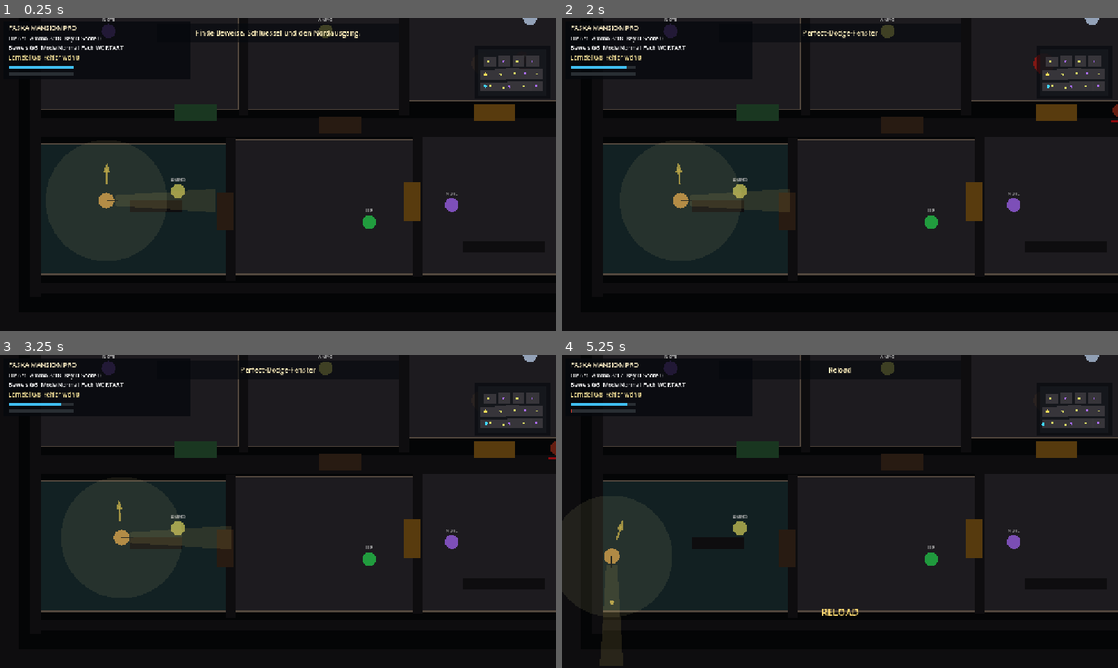
Above: before the commit, frames 1-4 (two rows, left to right).
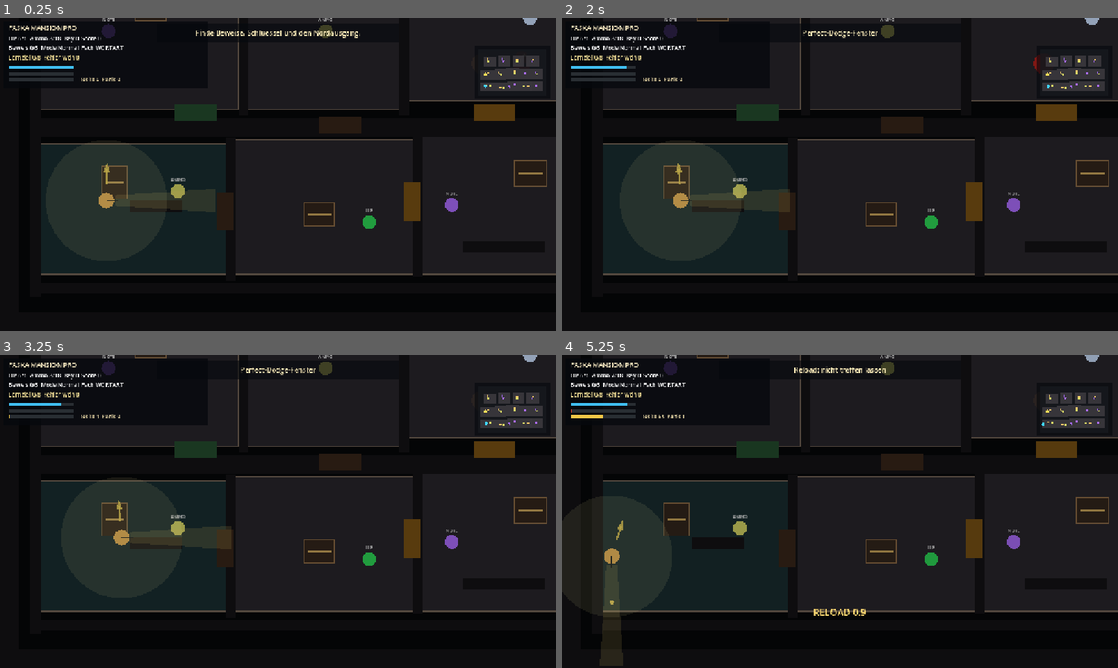
Above: after the commit, the same moments.

Repository: ralfarminkirchner-netizen/faska-flow-pro
Game: Godot game, scene res://scenes/main.tscn
The game is run twice, just before and just after one commit, with the same random seed, the same clock (stepped at 60 frames per second) and the same inputs.
Inputs (mouse positions are in pixels of both pictures, inside the frame that each line leads up to):
- Up to frame 1 (0.25 s): no input
- Up to frame 2 (2 s): tap Enter at 0.5 s; drag from (840, 174) to (895, 105) at 0.52 s; tap Space at 1.25 s; drag from (728, 190) to (812, 237) at 1.27 s
- Up to frame 3 (3.25 s): tap Enter at 2 s; move the mouse to (333, 442) at 2.02 s; hold D 2.03-2.75 s; tap Tab at 2.1 s; tap Space at 2.75 s; drag from (250, 574) to (111, 464) at 2.77 s
- Up to frame 4 (5.25 s): tap Enter at 3.5 s; move the mouse to (1006, 558) at 3.52 s; hold A 3.53-4.25 s; tap E at 3.6 s; tap Space at 3.77 s; drag from (673, 464) to (756, 433) at 4.27 s; move the mouse to (867, 511) at 5.02 s; hold S from 5.03 s (still down); tap J at 5.1 s; click (867, 511) at 5.17 s

The runs differ from the first frame. In frame 1, 0.5% of the frame differs, in the area x 1-99%, y 0-67%; in frame 2, 0.5%; in frame 3, 0.5%; in frame 4, 0.8%, in the area x 1-99%, y 0-84%.

Commit message:
feat(mansion): deepen survival horror loop

Diff:
--- a/godot/faska-mansion/scripts/main.gd
+++ b/godot/faska-mansion/scripts/main.gd
@@ -9,6 +9,9 @@
 const MAX_STAMINA := 100.0
 const MAG_SIZE := 8
 const LEARN_GOAL := 8
+const MAX_NOISE := 100.0
+const SEARCH_DURATION := 0.72
+const DOOR_BREAK_HITS := 3
 const LESSONS := ["WORTART", "LESEN", "SATZ", "KOMPOSITUM", "MATHE", "ENGLISCH"]
 
 const TASKS_WORD := [
@@ -195,11 +198,17 @@
 var evidence := 0
 var score := 0
 var panic := 0.0
+var noise := 0.0
+var last_noise_pos := Vector2.ZERO
+var last_noise_timer := 0.0
 var reload_timer := 0.0
+var reload_pending := 0
 var shoot_cooldown := 0.0
 var dodge_timer := 0.0
 var invuln_timer := 0.0
 var interact_timer := 0.0
+var search_timer := 0.0
+var search_target := -1
 var wave_timer := 0.0
 var learn_mode := false
 var lesson_index := 0
@@ -219,6 +228,7 @@
 var bullets := []
 var barricades := []
 var traps := []
+var searchables := []
 var learn_gates := []
 var safe_zones := []
 var touch: TouchLayer
@@ -257,6 +267,7 @@
 	_tick_timers(delta)
 	_handle_touch_edges()
 	_update_player(delta)
+	_update_search(delta)
 	_update_enemies(delta)
 	_update_bullets(delta)
 	_update_traps(delta)
@@ -267,19 +278,27 @@
 	queue_redraw()
 
 func _tick_timers(delta: float) -> void:
+	var was_reloading := reload_timer > 0.0
 	reload_timer = maxf(0.0, reload_timer - delta)
+	if was_reloading and reload_timer <= 0.0:
+		_finish_reload()
 	shoot_cooldown = maxf(0.0, shoot_cooldown - delta)
 	dodge_timer = maxf(0.0, dodge_timer - delta)
 	invuln_timer = maxf(0.0, invuln_timer - delta)
 	interact_timer = maxf(0.0, interact_timer - delta)
 	message_timer = maxf(0.0, message_timer - delta)
 	panic = maxf(0.0, panic - delta * 5.0)
+	noise = maxf(0.0, noise - delta * 18.0)
+	last_noise_timer = maxf(0.0, last_noise_timer - delta)
+	for door in doors:
+		door["rattle"] = maxf(0.0, float(door.get("rattle", 0.0)) - delta)
 	if stamina < MAX_STAMINA and dodge_timer <= 0.0:
 		stamina = minf(MAX_STAMINA, stamina + delta * 18.0)
 	wave_timer += delta
-	if wave_timer > 22.0:
+	var spawn_delay := 22.0 - minf(8.0, panic * 0.08 + noise * 0.04)
+	if wave_timer > spawn_delay and not _in_safe_zone(player_pos):
 		wave_timer = 0.0
-		var kind := "stalker" if panic > 42.0 or evidence >= 4 else "crawler"
+		var kind := "stalker" if panic > 42.0 or evidence >= 4 or noise > 55.0 else "crawler"
 		_spawn_enemy(_pick_spawn(), kind)
 		_set_message("Du hoerst Schritte im Flur.")
 
@@ -313,6 +332,9 @@
 	var target_speed := RUN_SPEED if Input.is_key_pressed(KEY_SHIFT) and stamina > 8.0 else WALK_SPEED
 	if target_speed == RUN_SPEED and input_vec.length() > 0.05:
 		stamina = maxf(0.0, stamina - delta * 16.0)
+		_make_noise(delta * 16.0, player_pos)
+	elif input_vec.length() > 0.05 and not _in_safe_zone(player_pos):
+		_make_noise(delta * 4.0, player_pos)
 	if dodge_timer > 0.0:
 		player_velocity = facing * DODGE_SPEED
 	else:
@@ -354,12 +376,16 @@
 	ammo -= 1
 	shoot_cooldown = 0.22
 	panic += 4.0
+	_make_noise(46.0, player_pos)
+	var focused_shot := player_velocity.length() < 20.0 and panic < 58.0
 	bullets.append({
 		"pos": player_pos + facing * 25.0,
 		"vel": facing * 820.0,
 		"life": 0.7,
+		"damage": 2 if focused_shot else 1,
+		"focused": focused_shot,
 	})
-	_set_message("Schuss")
+	_set_message("Gezielter Schuss" if focused_shot else "Schuss")
 
 func _try_dodge() -> void:
 	if stamina < 24.0 or dodge_timer > 0.0:
@@ -368,6 +394,7 @@
 	dodge_timer = 0.22
 	invuln_timer = 0.38
 	panic += 1.5
+	_make_noise(10.0, player_pos)
 	_set_message("Perfect-Dodge-Fenster")
 
 func _try_reload() -> void:
@@ -375,31 +402,53 @@
 		return
 	reload_timer = 1.0 + panic * 0.01
 	var needed := MAG_SIZE - ammo
-	var taken := mini(needed, reserve_ammo)
+	reload_pending = mini(needed, reserve_ammo)
+	_make_noise(7.0, player_pos)
+	_set_message("Reload: nicht treffen lassen")
+
+func _finish_reload() -> void:
+	if reload_pending <= 0:
+		return
+	var taken := mini(reload_pending, reserve_ammo)
 	ammo += taken
 	reserve_ammo -= taken
-	_set_message("Reload")
+	reload_pending = 0
+	_set_message("Magazin geladen")
 
 func _try_interact() -> void:
 	if interact_timer > 0.0:
 		return
 	interact_timer = 0.25
+	for i in range(searchables.size()):
+		var stash: Dictionary = searchables[i]
+		if bool(stash["searched"]):
+			continue
+		if player_pos.distance_to(_searchable_center(stash)) < 72.0:
+			search_target = i
+			search_timer = SEARCH_DURATION + panic * 0.006
+			_make_noise(6.0, player_pos)
+			_set_message("Durchsuchen: Deckung halten")
+			return
 	for door in doors:
 		if player_pos.distance_to(door["rect"].get_center()) < 70.0:
 			if door["open"]:
 				door["open"] = false
+				_make_noise(8.0, door["rect"].get_center())
 				_set_message("Tuer geschlossen")
 			elif door["locked"]:
 				if silver_keys > 0:
 					silver_keys -= 1
 					door["locked"] = false
 					door["open"] = true
+					door["hp"] = DOOR_BREAK_HITS
 					score += 80
+					_make_noise(12.0, door["rect"].get_center())
 					_set_message("Schluessel benutzt")
 				else:
 					_set_message("Verschlossen")
 			else:
 				door["open"] = true
+				_make_noise(10.0, door["rect"].get_center())
 				_set_message("Tuer geoeffnet")
 			return
 	for barrier in barricades:
@@ -416,30 +465,145 @@
 		else:
 			_set_message("Du brauchst 5 Beweise und 1 Ausgangsschluessel")
 
+func _update_search(delta: float) -> void:
+	if search_target < 0:
+		return
+	if search_target >= searchables.size():
+		search_target = -1
+		search_timer = 0.0
+		return
+	var stash: Dictionary = searchables[search_target]
+	if bool(stash["searched"]):
+		search_target = -1
+		search_timer = 0.0
+		return
+	if player_pos.distance_to(_searchable_center(stash)) > 92.0:
+		search_target = -1
+		search_timer = 0.0
+		_set_message("Suche abgebrochen")
+		return
+	search_timer = maxf(0.0, search_timer - delta)
+	if search_timer <= 0.0:
+		_finish_search(search_target)
+		search_target = -1
+
+func _finish_search(index: int) -> void:
+	var stash: Dictionary = searchables[index]
+	stash["searched"] = true
+	searchables[index] = stash
+	var reward := str(stash["reward"])
+	if reward == "ammo":
+		reserve_ammo += int(stash.get("amount", 5))
+		score += 65
+		_set_message("Schublade: Munition gefunden")
+	elif reward == "herb":
+		hp = mini(MAX_HP, hp + int(stash.get("amount", 1)))
+		score += 55
+		_set_message("Schrank: Kraeuter gefunden")
+	elif reward == "key":
+		silver_keys += 1
+		score += 130
+		_set_message("Versteckter Schluessel")
+	elif reward == "evidence":
+		evidence += 1
+		score += 190
+		_set_message("Akte gefunden: Beweis %d/5" % evidence)
+	elif reward == "trap":
+		panic += 16.0
+		_make_noise(32.0, _searchable_center(stash))
+		_damage(1, "Laute Falle im Schrank")
+	elif reward == "ambush":
+		panic += 20.0
+		_spawn_enemy(_searchable_center(stash) + Vector2(54.0, 0.0), "crawler")
+		_make_noise(36.0, _searchable_center(stash))
+		_set_message("Etwas kam aus dem Dunkeln")
+
+func _searchable_center(stash: Dictionary) -> Vector2:
+	var rect: Rect2 = stash["rect"]
+	return rect.get_center()
+
+func _make_noise(amount: float, pos: Vector2) -> void:
+	if amount <= 0.0:
+		return
+	noise = minf(MAX_NOISE, noise + amount)
+	last_noise_pos = pos
+	last_noise_timer = 3.2
+
 func _update_enemies(delta: float) -> void:
 	for enemy in enemies:
 		if enemy["hp"] <= 0:
 			continue
 		enemy["attack"] = maxf(0.0, enemy["attack"] - delta)
+		enemy["stagger"] = maxf(0.0, float(enemy.get("stagger", 0.0)) - delta)
+		if float(enemy["stagger"]) > 0.0:
+			continue
 		var to_player: Vector2 = player_pos - enemy["pos"]
 		var dist: float = to_player.length()
 		var speed: float = enemy["speed"]
 		var dir := Vector2.ZERO
-		if dist < enemy["sense"] or panic > 25.0:
+		if _in_safe_zone(player_pos) and not _in_safe_zone(enemy["pos"]):
+			enemy["state"] = "prowl"
+			enemy["wander"] += delta * 0.65
+			dir = Vector2(cos(enemy["wander"]), sin(enemy["wander"] * 0.7)).normalized()
+		elif dist < enemy["sense"] or panic > 25.0:
+			enemy["state"] = "hunt"
 			dir = to_player.normalized()
+		elif last_noise_timer > 0.0 and enemy["pos"].distance_to(last_noise_pos) < float(enemy["sense"]) + noise * 4.2:
+			enemy["state"] = "search"
+			dir = (last_noise_pos - enemy["pos"]).normalized()
+			speed *= 0.82
 		else:
+			enemy["state"] = "patrol"
 			enemy["wander"] += delta
 			dir = Vector2(cos(enemy["wander"]), sin(enemy["wander"] * 0.7)).normalized()
 		var next_pos: Vector2 = enemy["pos"] + dir * speed * delta
 		if _enemy_can_stand(next_pos):
 			enemy["pos"] = next_pos
+		else:
+			var door_index := _closed_door_blocking(Rect2(next_pos - Vector2(18.0, 18.0), Vector2(36.0, 36.0)))
+			if door_index >= 0 and enemy["attack"] <= 0.0 and not _door_touches_safe_zone(doors[door_index]):
+				enemy["attack"] = 0.72
+				_batter_door(door_index, enemy)
 		var hit_range := float(enemy.get("radius", 18.0)) + PLAYER_RADIUS - 3.0
 		if dist < hit_range and enemy["attack"] <= 0.0:
 			enemy["attack"] = 1.05
 			_damage(2 if str(enemy.get("kind", "")) == "stalker" else 1, "Biss")
 
+func _closed_door_blocking(rect: Rect2) -> int:
+	for i in range(doors.size()):
+		var door: Dictionary = doors[i]
+		if not bool(door["open"]) and rect.intersects(door["rect"]):
+			return i
+	return -1
+
+func _door_touches_safe_zone(door: Dictionary) -> bool:
+	var center: Vector2 = door["rect"].get_center()
+	for zone in safe_zones:
+		if zone.grow(38.0).has_point(center):
+			return true
+	return false
+
+func _batter_door(index: int, enemy: Dictionary) -> void:
+	var door: Dictionary = doors[index]
+	var hp_left := int(door.get("hp", DOOR_BREAK_HITS)) - (2 if str(enemy.get("kind", "")) == "stalker" else 1)
+	door["hp"] = hp_left
+	door["rattle"] = 0.35
+	if hp_left <= 0:
+		door["open"] = true
+		door["locked"] = false
+		door["hp"] = DOOR_BREAK_HITS
+		panic += 12.0
+		_make_noise(24.0, door["rect"].get_center())
+		_set_message("Eine Tuer wurde aufgebrochen")
+	else:
+		panic += 4.0
+		_set_message("Etwas schlaegt gegen eine Tuer")
+	doors[index] = door
+
 func _enemy_can_stand(pos: Vector2) -> bool:
 	var rect := Rect2(pos - Vector2(16.0, 16.0), Vector2(32.0, 32.0))
+	if _in_safe_zone(pos):
+		return false
 	for wall in walls:
 		if rect.intersects(wall):
 			return false
@@ -459,13 +623,20 @@
 			continue
 		for enemy in enemies:
 			if enemy["hp"] > 0 and bullet["pos"].distance_to(enemy["pos"]) < 24.0:
-				enemy["hp"] -= 1
+				var damage := int(bullet.get("damage", 1))
+				enemy["hp"] -= damage
+				enemy["stagger"] = 0.46 if bool(bullet.get("focused", false)) else 0.18
+				var push_dir: Vector2 = (enemy["pos"] - bullet["pos"]).normalized()
+				if push_dir.length() > 0.1:
+					enemy["pos"] += push_dir * (18.0 + float(damage) * 8.0)
 				bullet["life"] = 0.0
 				panic += 3.0
-				score += 40
+				score += 65 if bool(bullet.get("focused", false)) else 40
 				if enemy["hp"] <= 0:
 					score += 160
 					_set_message("Gegner ausgeschaltet")
+				elif bool(bullet.get("focused", false)):
+					_set_message("Stagger-Treffer")
 				break
 		for barrier in barricades:
 			if barrier["hp"] > 0 and barrier["rect"].has_point(bullet["pos"]):
@@ -564,6 +735,9 @@
 		return
 	hp -= amount
 	panic += 14.0
+	if reload_timer > 0.0:
+		reload_timer = 0.0
+		reload_pending = 0
 	invuln_timer = 0.8
 	_set_message(text)
 	if hp <= 0:
@@ -612,6 +786,9 @@
 		{"rect": Rect2(1300, 560, 88, 38), "open": false, "locked": false, "hint": ""},
 		{"rect": Rect2(1690, 560, 88, 38), "open": false, "locked": true, "hint": ""},
 	]
+	for door in doors:
+		door["hp"] = DOOR_BREAK_HITS
+		door["rattle"] = 0.0
 	pickups = [
 		{"pos": Vector2(410, 1188), "kind": "ammo", "taken": false},
 		{"pos": Vector2(850, 1260), "kind": "herb", "taken": false},
@@ -637,6 +814,20 @@
 		{"pos": Vector2(1110, 895), "phase": 0.3, "active": false},
 		{"pos": Vector2(1600, 760), "phase": 1.3, "active": false},
 		{"pos": Vector2(900, 455), "phase": 0.9, "active": false},
+	]
+	searchables = [
+		{"rect": Rect2(235, 1130, 58, 76), "reward": "ammo", "amount": 5, "searched": false, "label": "Kiste"},
+		{"rect": Rect2(700, 1215, 70, 54), "reward": "trap", "amount": 0, "searched": false, "label": "Schublade"},
+		{"rect": Rect2(1184, 1118, 74, 58), "reward": "evidence", "amount": 1, "searched": false, "label": "Akte"},
+		{"rect": Rect2(1620, 1168, 62, 72), "reward": "herb", "amount": 2, "searched": false, "label": "Schrank"},
+		{"rect": Rect2(312, 742, 70, 54), "reward": "ambush", "amount": 0, "searched": false, "label": "Vorhang"},
+		{"rect": Rect2(650, 720, 68, 62), "reward": "ammo", "amount": 6, "searched": false, "label": "Kommode"},
+		{"rect": Rect2(1185, 700, 78, 56), "reward": "key", "amount": 1, "searched": false, "label": "Sekretaer"},
+		{"rect": Rect2(1845, 718, 74, 64), "reward": "evidence", "amount": 1, "searched": false, "label": "Archiv"},
+		{"rect": Rect2(280, 290, 78, 58), "reward": "herb", "amount": 1, "searched": false, "label": "Tisch"},
+		{"rect": Rect2(760, 292, 82, 60), "reward": "evidence", "amount": 1, "searched": false, "label": "Dossier"},
+		{"rect": Rect2(1260, 312, 72, 58), "reward": "ammo", "amount": 4, "searched": false, "label": "Spind"},
+		{"rect": Rect2(1774, 302, 82, 62), "reward": "ambush", "amount": 0, "searched": false, "label": "Schatten"},
 	]
 	learn_gates = [
 		{"pos": Vector2(760, 900), "answer": 0, "cooldown": 0.0, "label": ""},
@@ -807,6 +998,14 @@
 			if dist < best_dist:
 				best_dist = dist
 				best = pickup["pos"]
+		for stash in searchables:
+			var item: Dictionary = stash
+			if bool(item["searched"]) or str(item["reward"]) != "evidence":
+				continue
+			var search_dist := player_pos.distance_to(_searchable_center(item))
+			if search_dist < best_dist:
+				best_dist = search_dist
+				best = _searchable_center(item)
 		return best
 	if silver_keys < 1:
 		var best_key := Vector2(1980, 250)
@@ -818,6 +1017,14 @@
 			if dist < best_key_dist:
 				best_key_dist = dist
 				best_key = pickup["pos"]
+		for stash in searchables:
+			var item: Dictionary = stash
+			if bool(item["searched"]) or str(item["reward"]) != "key":
+				continue
+			var search_dist := player_pos.distance_to(_searchable_center(item))
+			if search_dist < best_key_dist:
+				best_key_dist = search_dist
+				best_key = _searchable_center(item)
 		return best_key
 	return Vector2(1980, 250)
 
@@ -867,13 +1074,26 @@
 			color = Color(0.48, 0.32, 0.08)
 		if door["open"]:
 			color = Color(0.14, 0.30, 0.18)
-		draw_rect(Rect2(_world_to_screen(door["rect"].position), door["rect"].size), color)
+		var rattle_offset := Vector2(sin(float(door.get("rattle", 0.0)) * 70.0) * 3.0, 0.0)
+		var door_rect := Rect2(_world_to_screen(door["rect"].position) + rattle_offset, door["rect"].size)
+		draw_rect(door_rect, color)
+		if not bool(door["open"]) and int(door.get("hp", DOOR_BREAK_HITS)) < DOOR_BREAK_HITS:
+			draw_rect(Rect2(door_rect.position, Vector2(door_rect.size.x * float(door.get("hp", 1)) / float(DOOR_BREAK_HITS), 4.0)), Color(0.95, 0.18, 0.14))
 	for barrier in barricades:
 		if barrier["hp"] > 0:
 			draw_rect(Rect2(_world_to_screen(barrier["rect"].position), barrier["rect"].size), Color(0.45, 0.25, 0.12))
 	for trap in traps:
 		var trap_color := Color(0.8, 0.12, 0.1, 0.85) if trap["active"] else Color(0.25, 0.2, 0.18, 0.8)
 		draw_circle(_world_to_screen(trap["pos"]), 24.0, trap_color)
+	for stash in searchables:
+		var item: Dictionary = stash
+		var rect: Rect2 = item["rect"]
+		var screen_rect := Rect2(_world_to_screen(rect.position), rect.size)
+		var searched := bool(item["searched"])
+		draw_rect(screen_rect, Color(0.20, 0.15, 0.11) if not searched else Color(0.09, 0.08, 0.08))
+		draw_rect(screen_rect, Color(0.66, 0.50, 0.32, 0.78) if not searched else Color(0.25, 0.23, 0.22, 0.6), false, 2.0)
+		if not searched:
+			draw_rect(Rect2(screen_rect.position + Vector2(8.0, screen_rect.size.y * 0.5 - 2.0), Vector2(screen_rect.size.x - 16.0, 4.0)), Color(0.95, 0.78, 0.42, 0.8))
 	draw_rect(Rect2(_world_to_screen(Vector2(1905, 205)), Vector2(160, 78)), Color(0.22, 0.16, 0.38))
 	draw_string(get_theme_default_font(), _world_to_screen(Vector2(1920, 252)), "EXIT", HORIZONTAL_ALIGNMENT_CENTER, 130.0, 22, Color(1.0, 0.92, 0.55))
 
@@ -915,6 +1135,11 @@
 		draw_circle(pos, radius, enemy.get("color", Color(0.47, 0.09, 0.11)))
 		if str(enemy.get("kind", "")) == "stalker":
 			draw_arc(pos, radius + 7.0, -0.6, TAU - 0.6, 36, Color(0.96, 0.45, 0.72, 0.65), 2.0)
+		var state := str(enemy.get("state", "patrol"))
+		if state == "hunt":
+			draw_string(font, pos + Vector2(-8, -radius - 10), "!", HORIZONTAL_ALIGNMENT_CENTER, 16.0, 16, Color(1.0, 0.25, 0.18))
+		elif state == "search":
+			draw_string(font, pos + Vector2(-8, -radius - 10), "?", HORIZONTAL_ALIGNMENT_CENTER, 16.0, 16, Color(1.0, 0.88, 0.38))
 		draw_circle(pos + Vector2(6, -5), 4.0, Color(1.0, 0.84, 0.65))
 		draw_rect(Rect2(pos + Vector2(-18, radius + 7.0), Vector2(36.0 * enemy["hp"] / max(1.0, float(enemy.get("max_hp", 2))), 4.0)), Color(0.78, 0.05, 0.08))
 	var p := _world_to_screen(player_pos)
@@ -935,9 +1160,9 @@
 
 func _draw_hud(screen: Vector2) -> void:
 	var font := get_theme_default_font()
-	var hud_w := minf(430.0, screen.x - 16.0)
+	var hud_w := minf(470.0, screen.x - 16.0)
 	var text_w := maxf(220.0, hud_w - 34.0)
-	draw_rect(Rect2(8, 8, hud_w, 132), Color(0.02, 0.03, 0.05, 0.76))
+	draw_rect(Rect2(8, 8, hud_w, 154), Color(0.02, 0.03, 0.05, 0.76))
 	draw_string(font, Vector2(20, 28), "FASKA MANSION PRO", HORIZONTAL_ALIGNMENT_LEFT, text_w, 15, Color(1.0, 0.94, 0.78))
 	draw_string(font, Vector2(20, 52), "HP %d/%d  Ammo %d/%d  Key %d  Score %d" % [hp, MAX_HP, ammo, reserve_ammo, silver_keys, score], HORIZONTAL_ALIGNMENT_LEFT, text_w, 13, Color.WHITE)
 	draw_string(font, Vector2(20, 74), "%s  Mode %s  Fach %s" % [_objective_text(), "Learncade" if learn_mode else "Normal", str(LESSONS[lesson_index])], HORIZONTAL_ALIGNMENT_LEFT, text_w, 13, Color.WHITE)
@@ -946,13 +1171,18 @@
 	draw_rect(Rect2(20, 110, 150.0 * stamina / MAX_STAMINA, 8), Color(0.25, 0.75, 0.95))
 	draw_rect(Rect2(20, 124, 150, 8), Color(0.16, 0.18, 0.20))
 	draw_rect(Rect2(20, 124, 150.0 * minf(100.0, panic) / 100.0, 8), Color(0.92, 0.25, 0.18))
+	draw_rect(Rect2(20, 138, 150, 8), Color(0.16, 0.18, 0.20))
+	draw_rect(Rect2(20, 138, 150.0 * noise / MAX_NOISE, 8), Color(0.95, 0.78, 0.28))
+	draw_string(font, Vector2(186, 145), "Noise %d  Panic %d" % [int(noise), int(panic)], HORIZONTAL_ALIGNMENT_LEFT, text_w - 180.0, 12, Color(0.95, 0.88, 0.68))
 	_draw_minimap(screen)
 	if message_timer > 0.0 or learn_mode:
 		var panel_y := 58.0 if learn_mode else 12.0
 		draw_rect(Rect2(screen.x * 0.5 - 280, panel_y, 560, 44), Color(0.02, 0.03, 0.05, 0.62))
 		draw_string(font, Vector2(screen.x * 0.5 - 260, panel_y + 28.0), message, HORIZONTAL_ALIGNMENT_CENTER, 520.0, 16, Color(1.0, 0.94, 0.74))
 	if reload_timer > 0.0:
-		draw_string(font, Vector2(screen.x * 0.5 - 80, screen.y - 120), "RELOAD", HORIZONTAL_ALIGNMENT_CENTER, 160.0, 22, Color(1.0, 0.86, 0.45))
+		draw_string(font, Vector2(screen.x * 0.5 - 120, screen.y - 120), "RELOAD %.1f" % reload_timer, HORIZONTAL_ALIGNMENT_CENTER, 240.0, 22, Color(1.0, 0.86, 0.45))
+	if search_target >= 0:
+		draw_string(font, Vector2(screen.x * 0.5 - 120, screen.y - 88), "SUCHE %.1f" % search_timer, HORIZONTAL_ALIGNMENT_CENTER, 240.0, 22, Color(0.75, 0.92, 1.0))
 	if escaped:
 		draw_rect(Rect2(Vector2.ZERO, screen), Color(0.0, 0.0, 0.0, 0.72))
 		draw_string(font, Vector2(screen.x * 0.5 - 260, screen.y * 0.5 - 18), "AUSGANG GESCHAFFT - SCORE %d" % score, HORIZONTAL_ALIGNMENT_CENTER, 520.0, 26, Color(1.0, 0.92, 0.55))
@@ -974,6 +1204,14 @@
 		var color := Color(0.68, 0.43, 1.0) if pickup["kind"] == "evidence" else Color(0.85, 0.85, 0.4)
 		var p := origin + Vector2(pickup["pos"].x / WORLD_SIZE.x * map_size.x, pickup["pos"].y / WORLD_SIZE.y * map_size.y)
 		draw_circle(p, 2.5, color)
+	for stash in searchables:
+		var item: Dictionary = stash
+		if bool(item["searched"]):
+			continue
+		var color := Color(0.68, 0.43, 1.0) if str(item["reward"]) == "evidence" else Color(0.95, 0.78, 0.42)
+		var center := _searchable_center(item)
+		var p := origin + Vector2(center.x / WORLD_SIZE.x * map_size.x, center.y / WORLD_SIZE.y * map_size.y)
+		draw_rect(Rect2(p - Vector2(2.0, 2.0), Vector2(4.0, 4.0)), color)
 	var gp := _current_goal_pos()
 	draw_circle(origin + Vector2(gp.x / WORLD_SIZE.x * map_size.x, gp.y / WORLD_SIZE.y * map_size.y), 4.0, Color(1.0, 0.88, 0.35))
 	draw_circle(origin + Vector2(player_pos.x / WORLD_SIZE.x * map_size.x, player_pos.y / WORLD_SIZE.y * map_size.y), 3.5, Color(0.25, 0.84, 1.0))
Not shown, changed: src/components/games/godot/FaskaMansionGodot.jsx
Not shown, changed: src/components/hub/GameEngineHub.jsx
